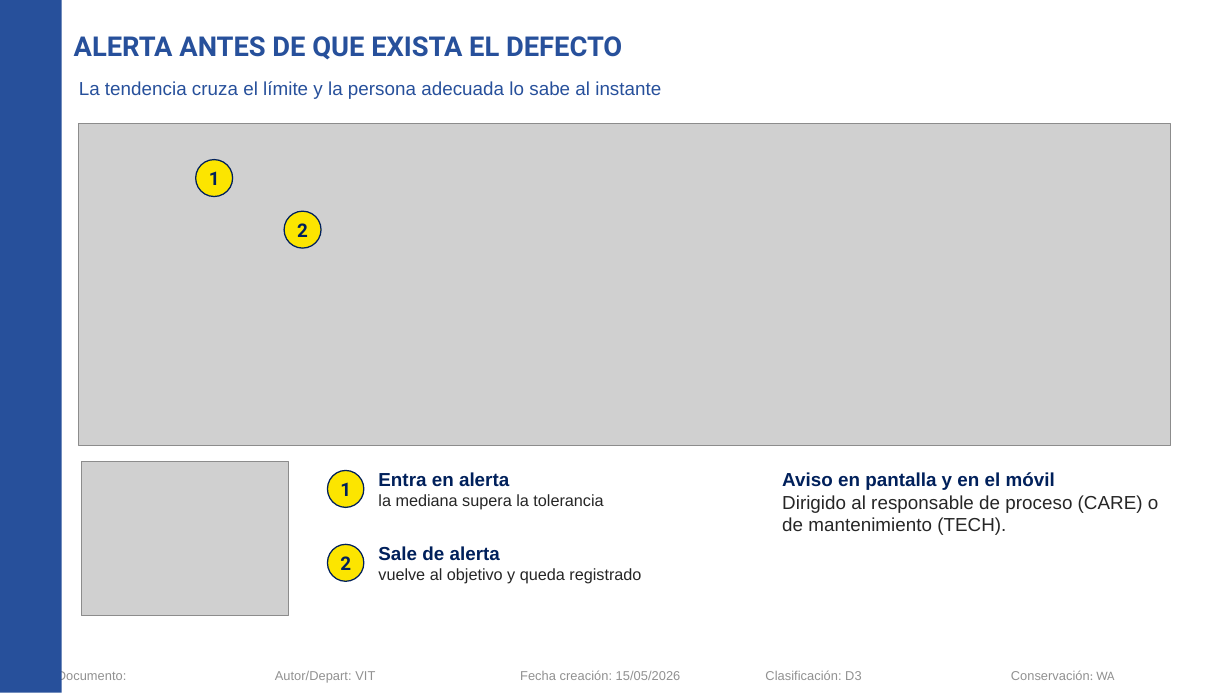
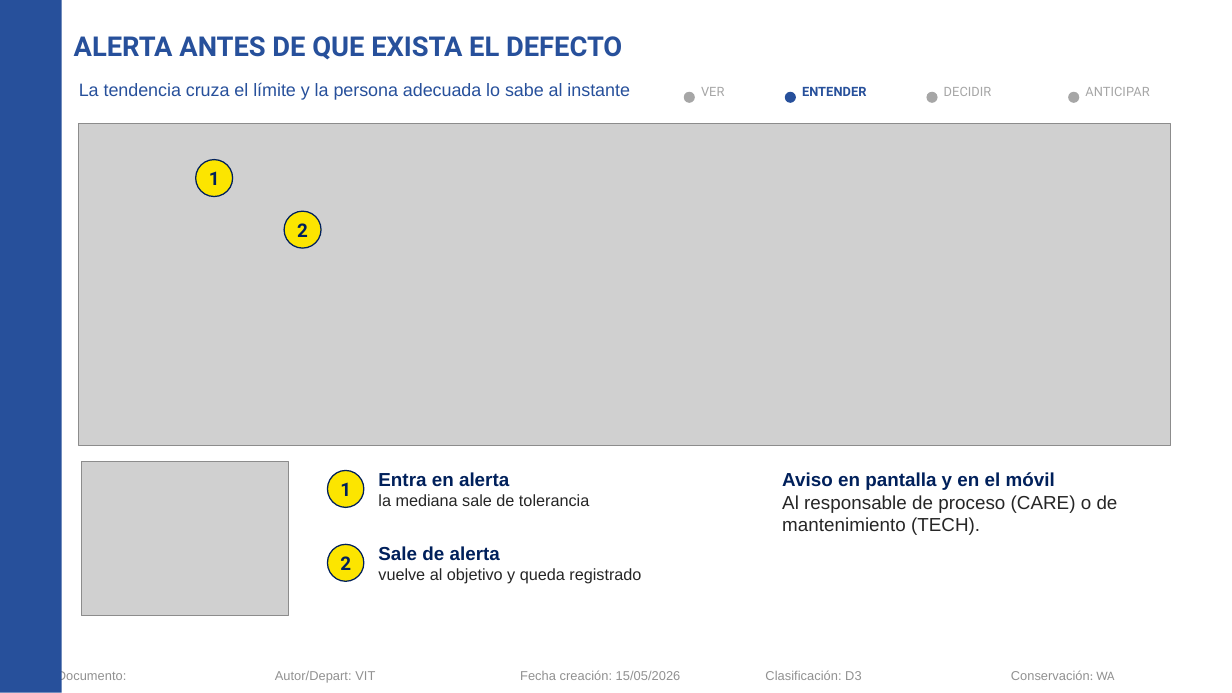
Before and after one commit to Asierenux/blank-app, a slide deck: slide 11 of presentaciones/Michelin_Hyundai_Fabricacion_Digital_ES.pptx (slide 9 before the commit). Drawn at 1232x693 pixels with LibreOffice and Linux fonts; fonts in the diff are those of the drawing; grey boxes stand for pictures; background and template pictures are left out. Boxes give left, top, right and bottom in pixels: in the first picture for what was removed or moved away, otherwise in the second. Text is boxed around its words. In the diff, an @@ line names an element or a change of style, - is before the commit and + after.

```diff
--- a/presentaciones/Michelin_Hyundai_Fabricacion_Digital_ES.pptx
+++ b/presentaciones/Michelin_Hyundai_Fabricacion_Digital_ES.pptx
@@ text "La tendencia cruza el límite ..." at <box>79,82,630,100</box>: size 11 to 10.5 pt @@
@@ text added at <box>701,87,724,96</box>, 7.5 pt, text #A6A6A6 @@
+VER
@@ text added at <box>802,87,867,96</box>, 7.5 pt, text #27509B, bold @@
+ENTENDER
@@ text added at <box>944,87,992,96</box>, 7.5 pt, text #A6A6A6 @@
+DECIDIR
@@ text added at <box>1085,87,1149,96</box>, 7.5 pt, text #A6A6A6 @@
+ANTICIPAR
@@ ellipse added at <box>684,91,695,102</box>, fill #A6A6A6 @@
@@ ellipse added at <box>785,91,796,102</box>, fill #27509B @@
@@ ellipse added at <box>926,91,938,102</box>, fill #A6A6A6 @@
@@ ellipse added at <box>1068,91,1079,102</box>, fill #A6A6A6 @@
@@ text at <box>378,494,589,506</box>: text changed @@
-la mediana supera la tolerancia
+la mediana sale de tolerancia
@@ text at <box>782,495,1118,535</box>: text changed @@
-Dirigido al responsable de proceso (CARE) o de mantenimiento (TECH).
+Al responsable de proceso (CARE) o de mantenimiento (TECH).
```
Also in this commit, not shown: 9 other slides changed, 10 slides added, 3 slides removed.
